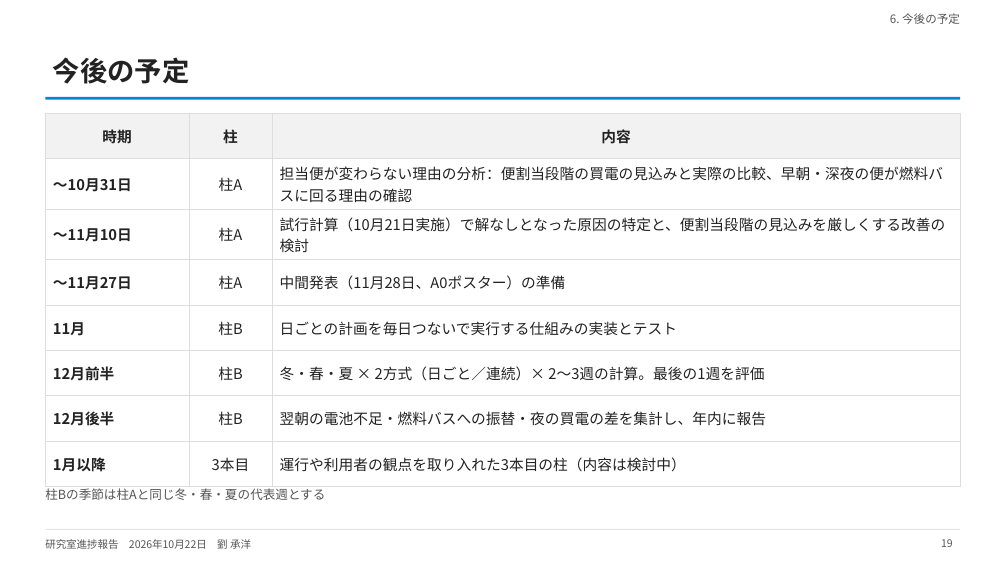
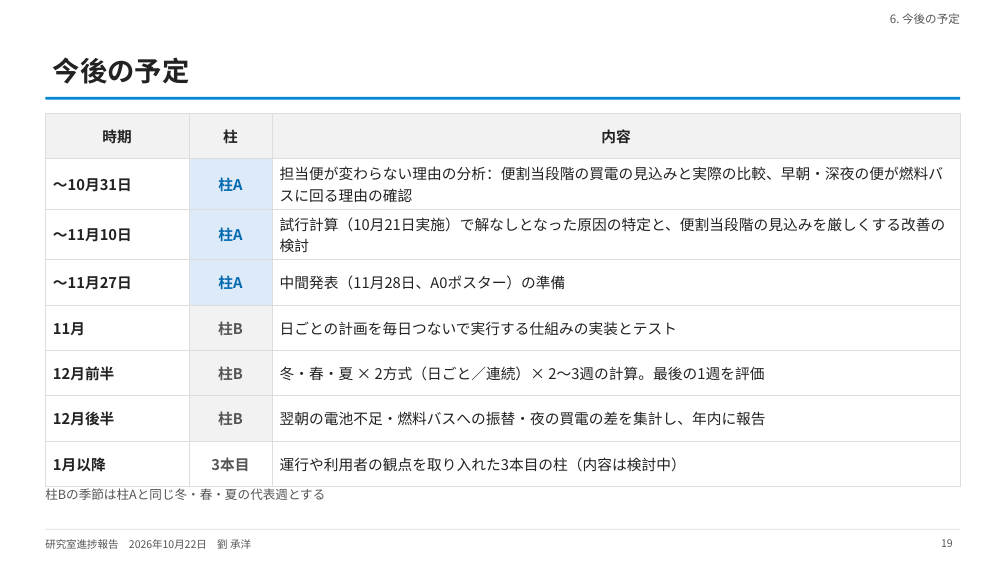
Before and after one commit to CYLIU2003/master-course, a slide deck: slide 19 of outcome/2026-10-22_lab_progress/lab_progress_20261022.pptx. Drawn at 1008x567 pixels with LibreOffice and Linux fonts; fonts in the diff are those of the drawing. Boxes give left, top, right and bottom in pixels: in the first picture for what was removed or moved away, otherwise in the second. Text is boxed around its words. In the diff, an @@ line names an element or a change of style, - is before the commit and + after.

```diff
--- a/outcome/2026-10-22_lab_progress/lab_progress_20261022.pptx
+++ b/outcome/2026-10-22_lab_progress/lab_progress_20261022.pptx
@@ table at (x1=45, y1=113, x2=960, y2=476) @@
@@ fill none to #DCEBF7 in 3 cells @@
@@ fill none to #F2F2F2 in 3 cells @@
@@ fill none to #FFFFFF in row 8, column 2 @@
@@ text colour #222222 to #0268B0 in "柱A", "柱A", "柱A" @@
@@ bold on in "柱A", "柱A", "柱A", "柱B" and 3 more places @@
@@ text colour #222222 to #555555 in "柱B", "柱B", "柱B", "3本目" @@
```
Also in this commit, not shown: 9 other slides changed, 1 other file.
